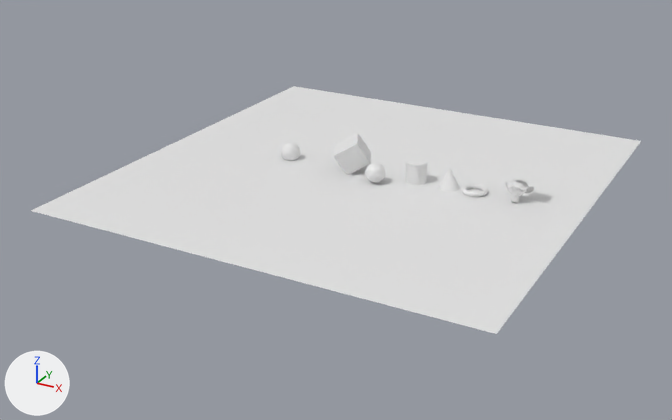
The Blender file basciscene.blend: old version first, new version second.
Rendered twice from a 50 mm lens placed at (40.9, -76.3, 33.3), pointed at (0.9, -3.6, -3.1). Lighting does not change. The marker at lower left points along +X, +Y and +Z.
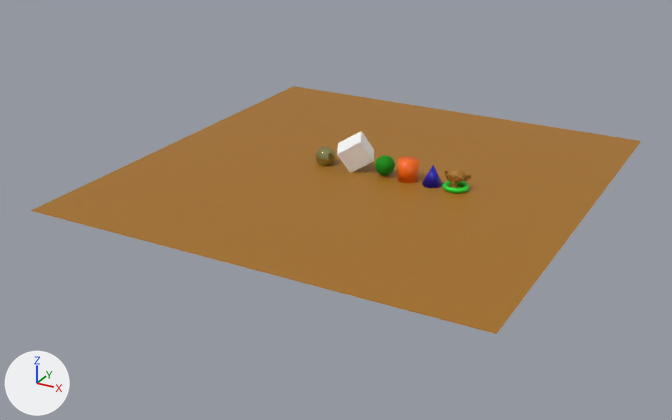
Patch to the scene script:
```diff
--- a/basciscene.blend.py
+++ b/basciscene.blend.py
@@ mat_material_006 @@
+mat_material_006 = principled_material('Material.006')
+mat_material_006.base_color = (0.385, 0.164, 0.0112)  # brown #a7711b
@@ mat_material_005 @@
+mat_material_005 = principled_material('Material.005')
+mat_material_005.base_color = (0.0174, 0.684, 0.0258)  # green #24d82d
@@ mat_material_001 @@
+mat_material_001 = principled_material('Material.001')
+mat_material_001.base_color = (0.0137, 0.00605, 0.405)  # blue #1f12ab
@@ mat_material_004 @@
+mat_material_004 = principled_material('Material.004')
+mat_material_004.base_color = (1.0, 0.152, 0.0)  # orange #ff6d00
@@ mat_material_002 @@
+mat_material_002 = principled_material('Material.002')
+mat_material_002.base_color = (0.0163, 0.351, 0.0119)  # green #22a01c
+mat_material_002.metallic = 0.605
+mat_material_002.roughness = 0.764
@@ mat_material_003 @@
+mat_material_003 = principled_material('Material.003')
+mat_material_003.base_color = (0.448, 0.426, 0.169)  # yellow #b3af72
+mat_material_003.metallic = 1.0
+mat_material_003.roughness = 0.0364
+mat_material_003.sheen_weight = 0.0173
@@ me_sphere @@
 me_sphere.from_pydata(...)  # 482 vertices, 512 faces; spans x -1.0..1.0, y -1.0..1.0, z -1.0..1.0
+me_sphere.materials.append(mat_material_003)  # yellow #b3af72
@@ me_plane @@
 me_plane.from_pydata(...)  # 4 vertices, 1 face; spans x -1.0..1.0, y -1.0..1.0, z 0.0
+me_plane.materials.append(mat_material_006)  # brown #a7711b
@@ me_icosphere @@
 me_icosphere.from_pydata(...)  # 42 vertices, 80 faces; spans x -0.95..0.95, y -1.0..1.0, z -1.0..1.0
+me_icosphere.materials.append(mat_material_002)  # green #22a01c
@@ me_cylinder @@
 me_cylinder.from_pydata(...)  # 64 vertices, 34 faces; spans x -1.0..1.0, y -1.0..1.0, z -1.0..1.0
+me_cylinder.materials.append(mat_material_004)  # orange #ff6d00
@@ me_cone @@
 me_cone.from_pydata(...)  # 33 vertices, 33 faces; spans x -1.0..1.0, y -1.0..1.0, z -1.0..1.0
+me_cone.materials.append(mat_material_001)  # blue #1f12ab
@@ me_torus @@
 me_torus.from_pydata(...)  # 576 vertices, 576 faces; spans x -1.25..1.25, y -1.25..1.25, z -0.25..0.25
+me_torus.materials.append(mat_material_005)  # green #24d82d
@@ me_suzanne @@
 me_suzanne.from_pydata(...)  # 507 vertices, 500 faces; spans x -1.37..1.37, y -0.85..0.85, z -0.98..0.98
+me_suzanne.materials.append(mat_material_006)  # brown #a7711b
@@ ob_cube @@
 ob_cube = bpy.data.objects.new('Cube', me_cube)
-ob_cube.location = (1.13, -0.7, 1.79)
+ob_cube.location = (1.13, 0.0, 1.79)
 ob_cube.rotation_euler = (-1.017, 0.157, -1.126)  # degrees (-58, 9, -65)
@@ ob_sphere @@
 ob_sphere = bpy.data.objects.new('Sphere', me_sphere)
-ob_sphere.location = (-6.13, -0.42, 0.67)
+ob_sphere.location = (-2.27, 0.0, 0.67)
@@ ob_icosphere @@
 ob_icosphere = bpy.data.objects.new('Icosphere', me_icosphere)
-ob_icosphere.location = (4.37, -2.16, 1.0)
+ob_icosphere.location = (4.32, 0.0, 1.0)
@@ ob_cylinder @@
 ob_cylinder = bpy.data.objects.new('Cylinder', me_cylinder)
-ob_cylinder.location = (7.66, 0.0, 1.0)
+ob_cylinder.location = (6.78, 0.0, 1.0)
@@ ob_cone @@
 ob_cone = bpy.data.objects.new('Cone', me_cone)
-ob_cone.location = (11.06, 0.0, 1.0)
+ob_cone.location = (9.33, 0.0, 1.0)
@@ ob_torus @@
 ob_torus = bpy.data.objects.new('Torus', me_torus)
-ob_torus.location = (13.6, 0.0, 0.25)
+ob_torus.location = (11.74, 0.0, 0.25)
@@ ob_grid @@
-ob_grid = bpy.data.objects.new('Grid', me_grid)
-ob_grid.location = (17.93, 0.0, 3.33)
@@ ob_suzanne @@
 ob_suzanne = bpy.data.objects.new('Suzanne', me_suzanne)
-ob_suzanne.location = (17.66, 0.0, 1.0)
+ob_suzanne.location = (11.68, 0.0, 1.0)
```

Changed parts and their boxes [x1, y1, x2, y2] in the pictures (672 x 420 px):
'Plane', recoloured (white to brown): [31, 86, 641, 334] in both
'Cube', moved: before [333, 133, 371, 175]; after [337, 131, 374, 172]
'Cylinder', recoloured, moved: before [406, 158, 427, 185]; after [397, 156, 419, 183]
'Suzanne', recoloured, moved: before [505, 180, 534, 203]; after [445, 168, 472, 188]
'Sphere', recoloured, moved: before [281, 142, 300, 161]; after [316, 147, 336, 166]
'Cone', recoloured, moved: before [439, 168, 460, 192]; after [422, 165, 443, 188]
'Icosphere', recoloured, moved: before [365, 162, 386, 183]; after [375, 155, 395, 175]
'Torus', recoloured, moved: before [461, 183, 488, 197]; after [443, 181, 470, 193]
'Grid', deleted: before [508, 162, 537, 173]
